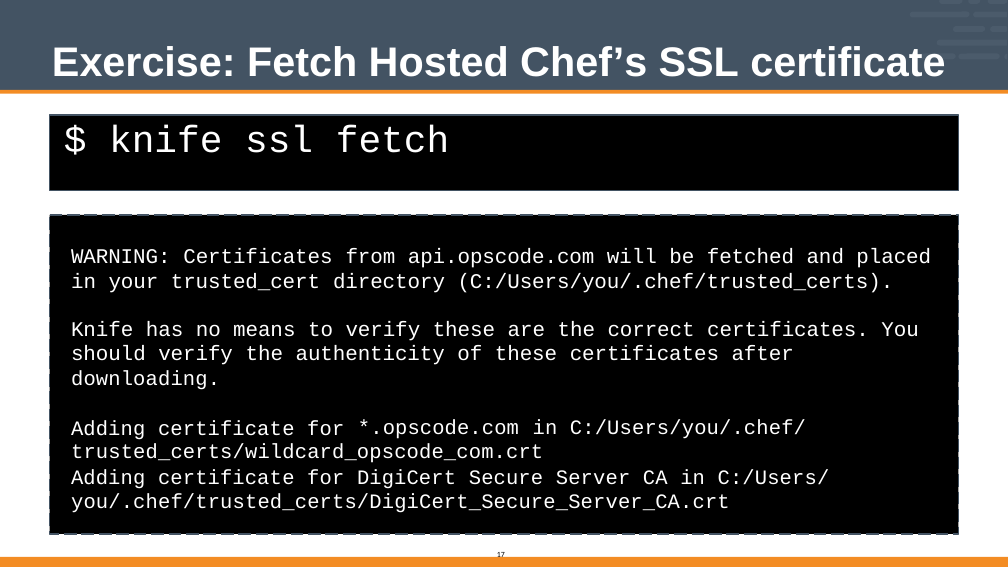
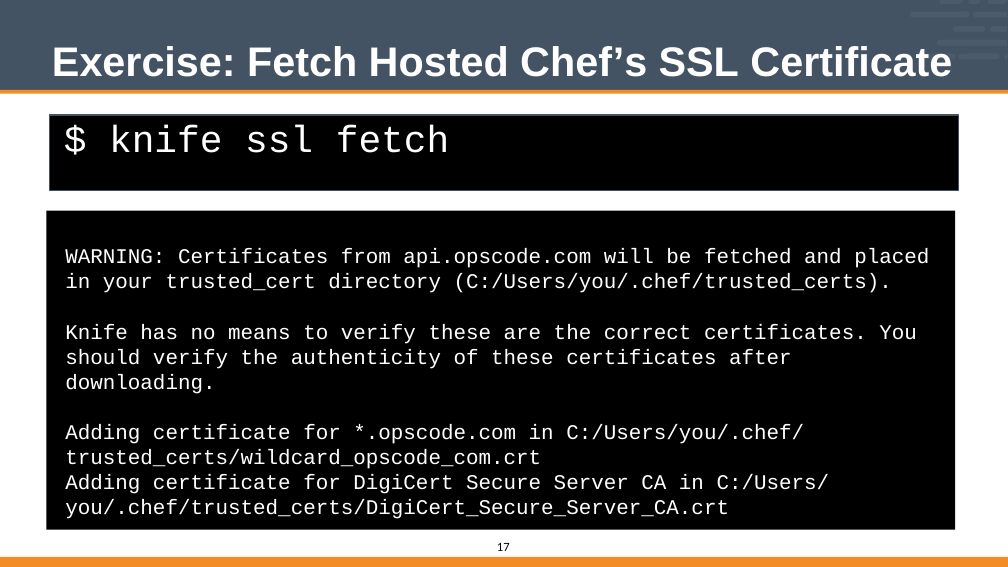
Before and after one commit to vinyar/chef-intermediate, a slide deck: slide 17 of Modules/03-Chef_Intermediate.pptx. Drawn at 1008x567 pixels with LibreOffice and Linux fonts; fonts in the diff are those of the drawing. Boxes give left, top, right and bottom in pixels: in the first picture for what was removed or moved away, otherwise in the second. Text is boxed around its words. In the diff, an @@ line names an element or a change of style, - is before the commit and + after.

```diff
--- a/Modules/03-Chef_Intermediate.pptx
+++ b/Modules/03-Chef_Intermediate.pptx
@@ title at (52,46,952,77): text changed @@
-Exercise: Fetch Hosted Chef’s SSL certificate
+Exercise: Fetch Hosted Chef’s SSL Certificate
@@ freeform shape: place and size @@
-freeform shape at (50,215,959,533)
+freeform shape at (46,211,955,530)
@@ freeform shape removed at (50,215,959,533) @@
@@ text added at (65,249,929,519), 26.5 pt, text #FFFFFF @@
+WARNING: Certificates from api.opscode.com will be fetched and placed in your trusted_cert directory (C:/Users/you/.chef/trusted_certs).
+Knife has no means to verify these are the correct certificates. You
+should verify the authenticity of these certificates after
+downloading.
+Adding certificate for *.opscode.com in C:/Users/you/.chef/
+trusted_certs/wildcard_opscode_com.crt
+Adding certificate for DigiCert Secure Server CA in C:/Users/
+you/.chef/trusted_certs/DigiCert_Secure_Server_CA.crt
@@ text removed at (71,249,171,264) @@
-WARNING:
@@ text removed at (183,249,332,264) @@
-Certificates
@@ text removed at (346,249,396,264) @@
-from
@@ text removed at (408,249,931,268) @@
-api.opscode.com will be fetched and placed
@@ text removed at (71,273,159,293) @@
-in your
@@ text removed at (171,273,320,291) @@
-trusted_cert
@@ text removed at (333,273,894,293) @@
-directory (C:/Users/you/.chef/trusted_certs).
@@ text removed at (71,321,233,365) @@
-Knife has no should verify
@@ text removed at (233,321,918,365) @@
-means to verify these are the correct certificates. You the authenticity of these certificates after
@@ text removed at (71,371,344,440) @@
-downloading.
-Adding certificate for
@@ text removed at (358,419,519,439) @@
-*.opscode.com
@@ text removed at (533,419,806,439) @@
-in C:/Users/you/.chef/
@@ text removed at (71,444,830,513) @@
-trusted_certs/wildcard_opscode_com.crt
-Adding certificate for DigiCert Secure Server CA in C:/Users/ you/.chef/trusted_certs/DigiCert_Secure_Server_CA.crt
@@ page number: place and size @@
-page number at (497,551,505,560)
+page number at (497,543,510,551)
@@ page number at (497,543,510,551): size 10 to 16 pt @@
```
Also in this commit, not shown: 17 other slides changed.
